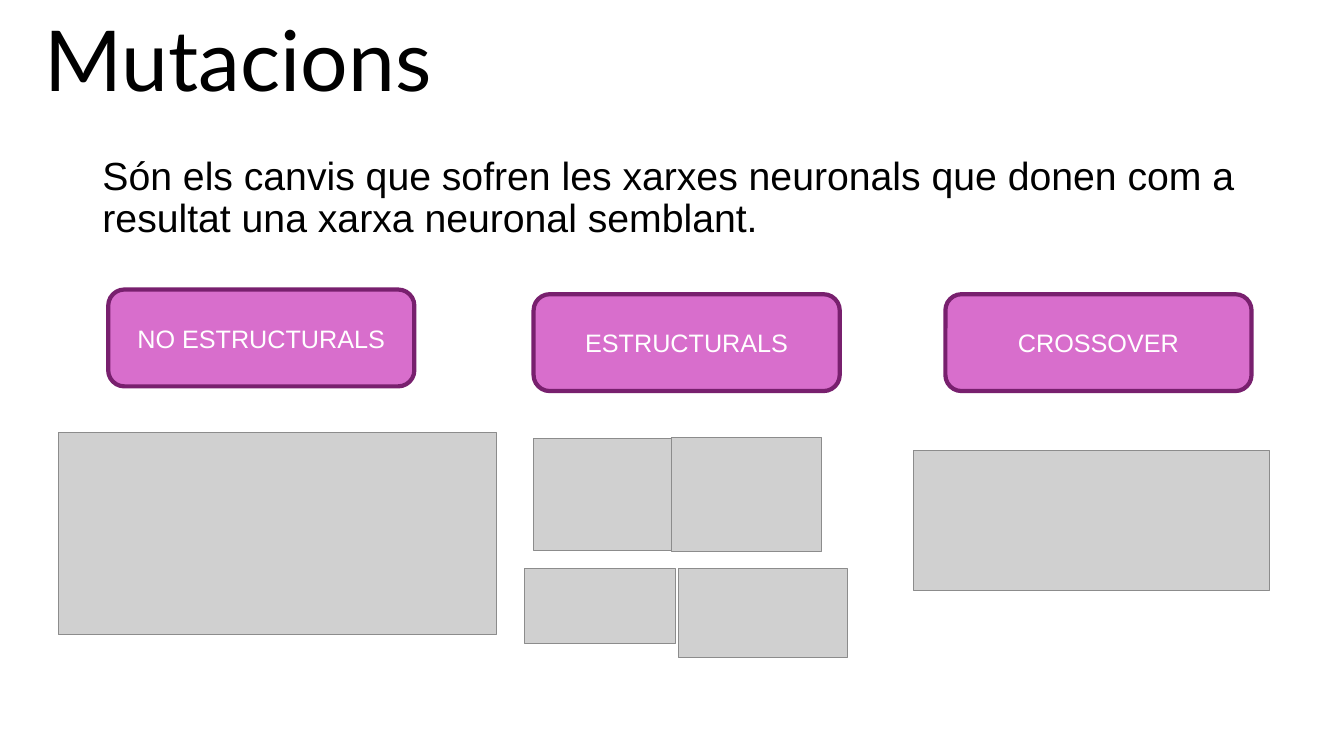
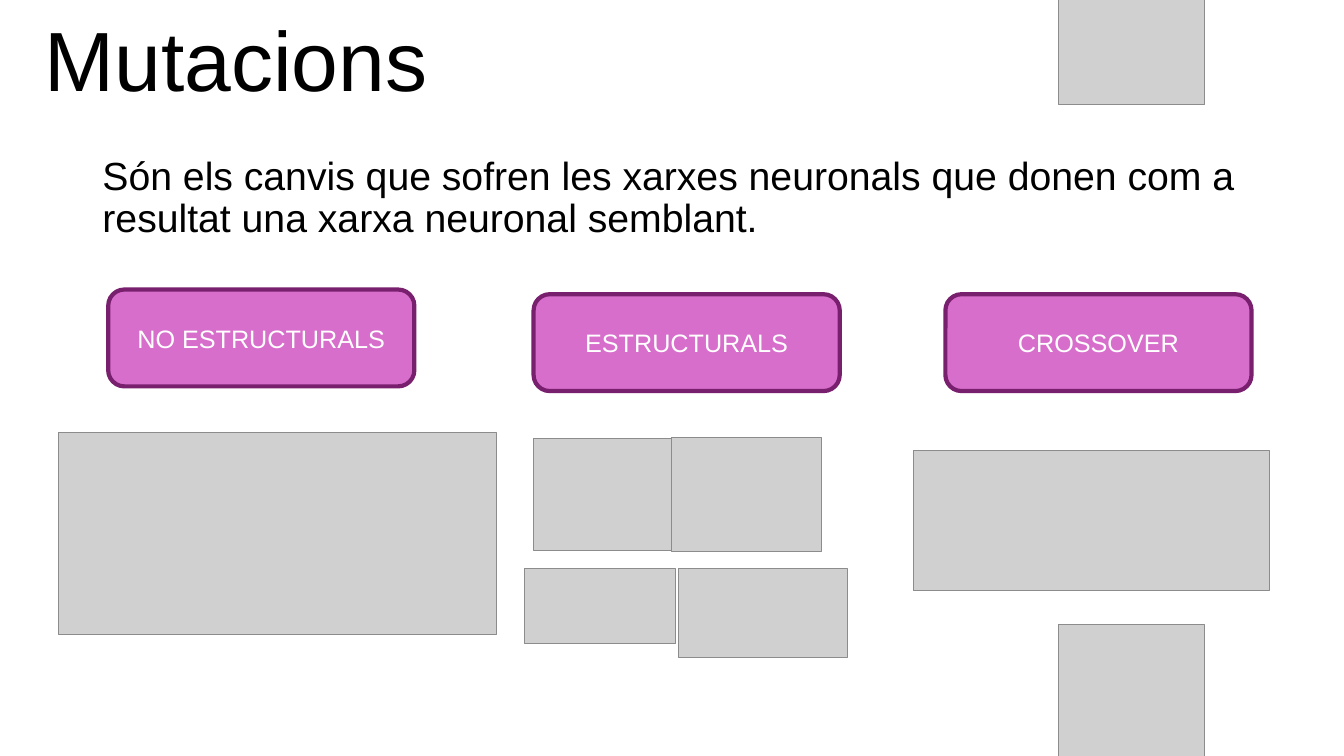
Before and after one commit to FerrerJan/Treball-de-Recerca-IA, a slide deck: slide 7 of TR_ESCRIT/PPT.pptx (slide 4 before the commit). Drawn at 1344x756 pixels with LibreOffice and Linux fonts; fonts in the diff are those of the drawing; grey boxes stand for pictures. Boxes give left, top, right and bottom in pixels: in the first picture for what was removed or moved away, otherwise in the second. Text is boxed around its words. In the diff, an @@ line names an element or a change of style, - is before the commit and + after.

```diff
--- a/TR_ESCRIT/PPT.pptx
+++ b/TR_ESCRIT/PPT.pptx
@@ title "Mutacions" at box(44, 30, 427, 92): font Lato to Arial @@
@@ picture added at box(1059, 0, 1205, 105) @@
@@ picture added at box(1059, 624, 1205, 756) @@
```
Also in this commit, not shown: 42 other slides changed, 6 slides added.
